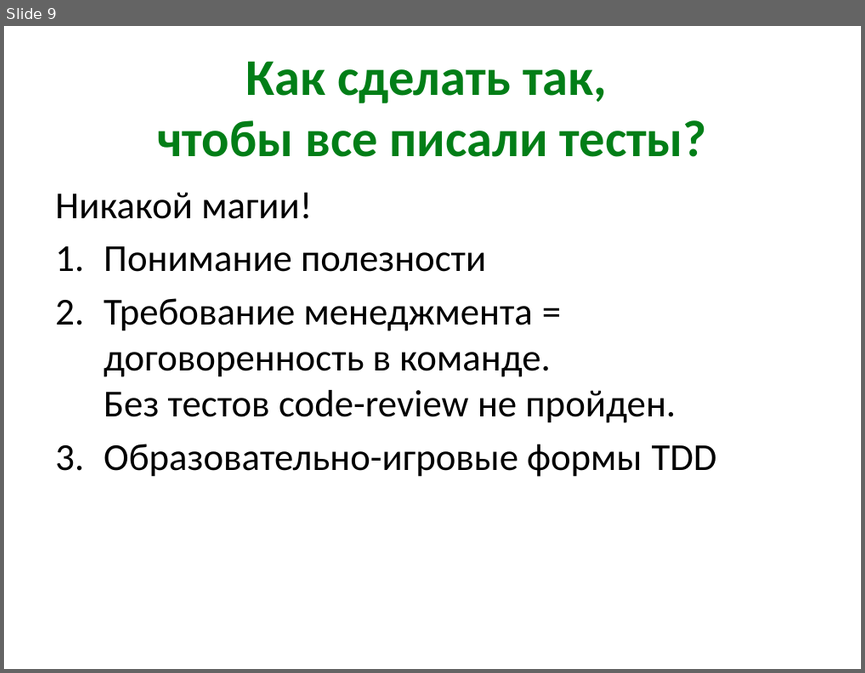
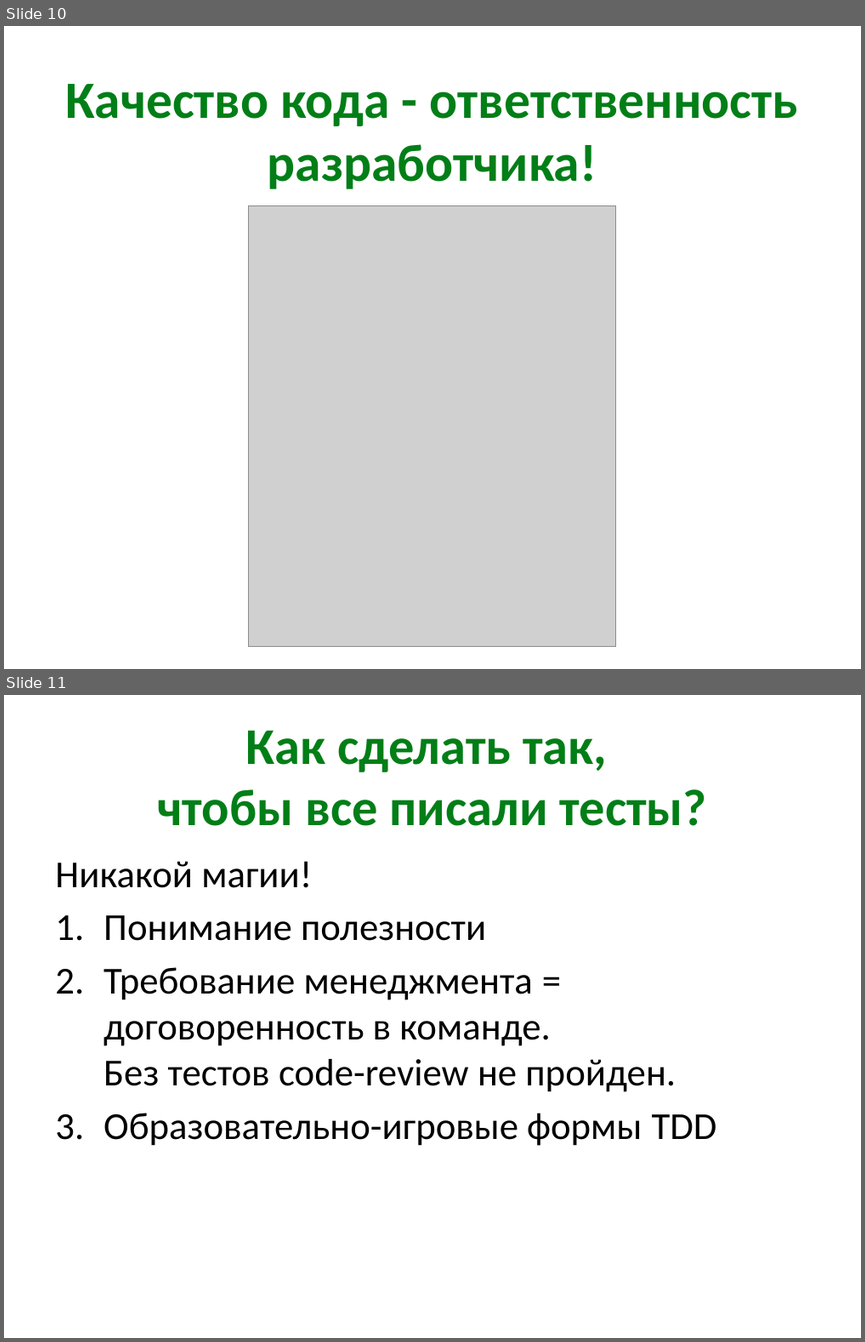
Before and after one commit to kontur-courses/tdd, a slide deck: tdd.pptx. Shown one above the other, each under a label of ours: slide 9 before the commit, slides 10 and 11 after it. The pictures are 865x673 and 865x1342 pixels, drawn with LibreOffice and Linux fonts; fonts in the diff are those of the drawing; grey boxes stand for pictures. Boxes give left, top, right and bottom in pixels: in the first picture for what was removed or moved away, otherwise in the second. Text is boxed around its words. In the diff, an @@ line names an element or a change of style, - is before the commit and + after.

```diff
--- a/tdd.pptx
+++ b/tdd.pptx
@@ slide 10 added at [4,26,861,669], background #FFFFFF @@
@@ title added at [65,84,798,189], 44 pt, text #027E17, bold @@
+Качество кода - ответственность разработчика!
@@ picture added at [249,206,617,646] @@
@@ what was slide 9 is now slide 11 @@
```
Also in this commit, not shown: 3 slides changed, 3 other slides added, 2 slides removed, 4 other files.
